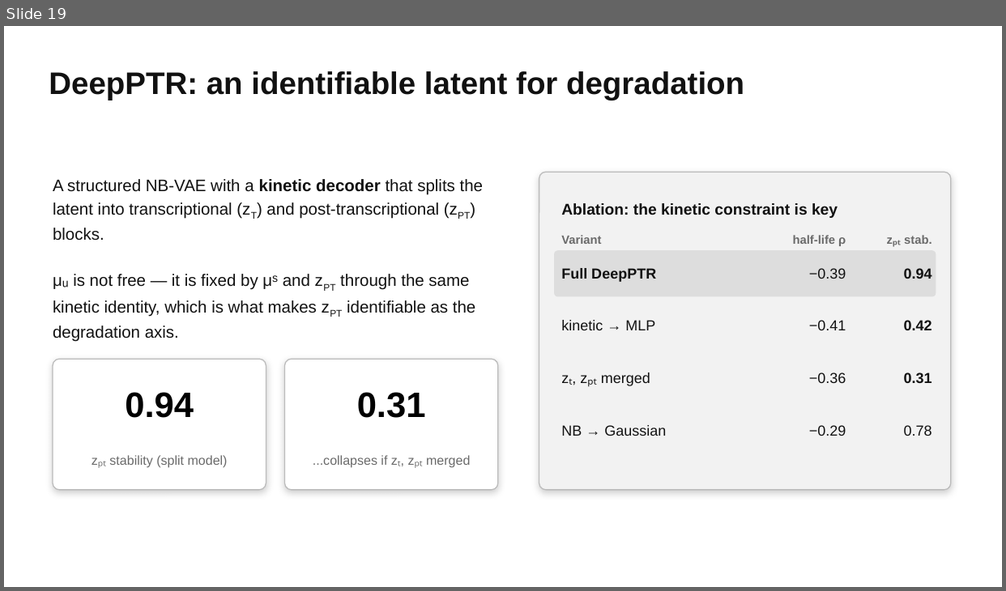
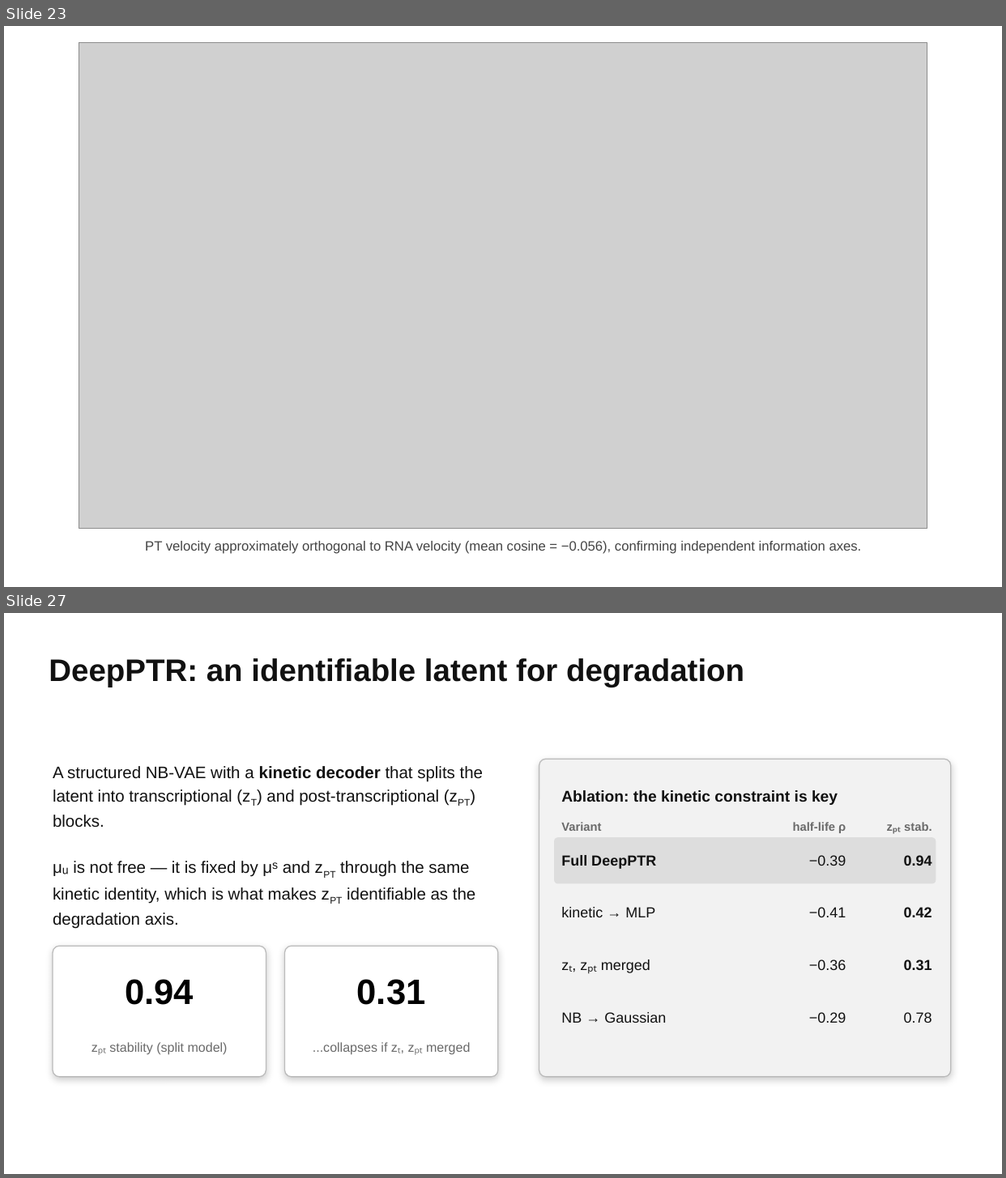
Before and after one commit to bryanc5864/scPTR, a slide deck: presentations/scPTR talk.pptx. Shown one above the other, each under a label of ours: slide 19 before the commit, slides 23 and 27 after it; the slides between them are not shown. The pictures are 1006x591 and 1006x1178 pixels, drawn with LibreOffice and Linux fonts; fonts in the diff are those of the drawing; grey boxes stand for pictures. Boxes give left, top, right and bottom in pixels: in the first picture for what was removed or moved away, otherwise in the second. Text is boxed around its words. In the diff, an @@ line names an element or a change of style, - is before the commit and + after.

```diff
--- a/presentations/scPTR talk.pptx
+++ b/presentations/scPTR talk.pptx
@@ slide 23 added at (x1=4, y1=26, x2=1002, y2=587), background #FFFFFF @@
@@ picture added at (x1=79, y1=43, x2=927, y2=529) @@
@@ text added at (x1=145, y1=541, x2=862, y2=554), 13 pt, text #444444 @@
+PT velocity approximately orthogonal to RNA velocity (mean cosine = −0.056), confirming independent information axes.
@@ what was slide 19 is now slide 27 @@
```
Also in this commit, not shown: 3 slides changed, 7 other slides added, 2 other files.
